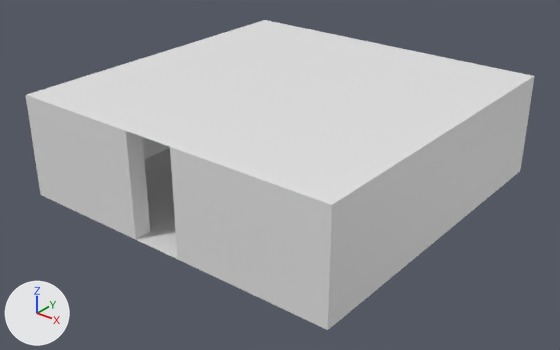
The Blender file UPBGE_Game.blend: old version first, new version second.
Before and after are seen from a 50 mm lens placed at (25.1, -32.2, 20.3), pointed at (0.3, -1.1, 1.0). Lighting does not change. The marker at lower left points along +X, +Y and +Z.

Objects in the first picture: 'Ceeling', 'Cube', 'Cube.001', 'Ground', 'Large_wall'.
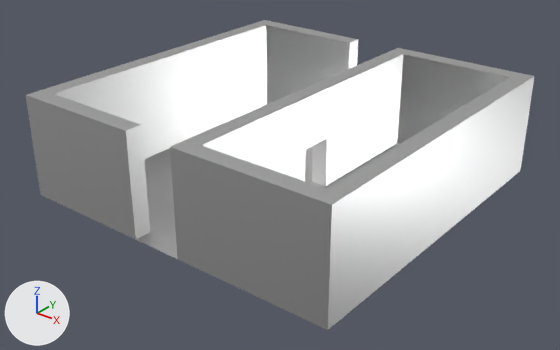
What differs and where, as boxes (x1, y1, x2, y2) in the pictures (560 x 350 px):
'Cube', surface changed (grey to white): (186, 51, 534, 330) in both
'Ceeling', deleted: before (54, 25, 534, 205)
'Cube.001', surface changed: (26, 20, 358, 240) in both
'Large_wall', surface changed (white to grey): (170, 48, 411, 266) in both
'Ground', surface changed: (136, 143, 399, 259) in both

What the commit changed:
In material 'TextureGame' (mat_texturegame), specular_ior_level is now set to 0.679.
In material 'TextureGame' (mat_texturegame), metallic goes from 0.0 to 1.0.
In material 'TextureGame' (mat_texturegame), roughness goes from 0.5 to 0.374.
Object 'Ceeling' (ob_ceeling) is deleted.
